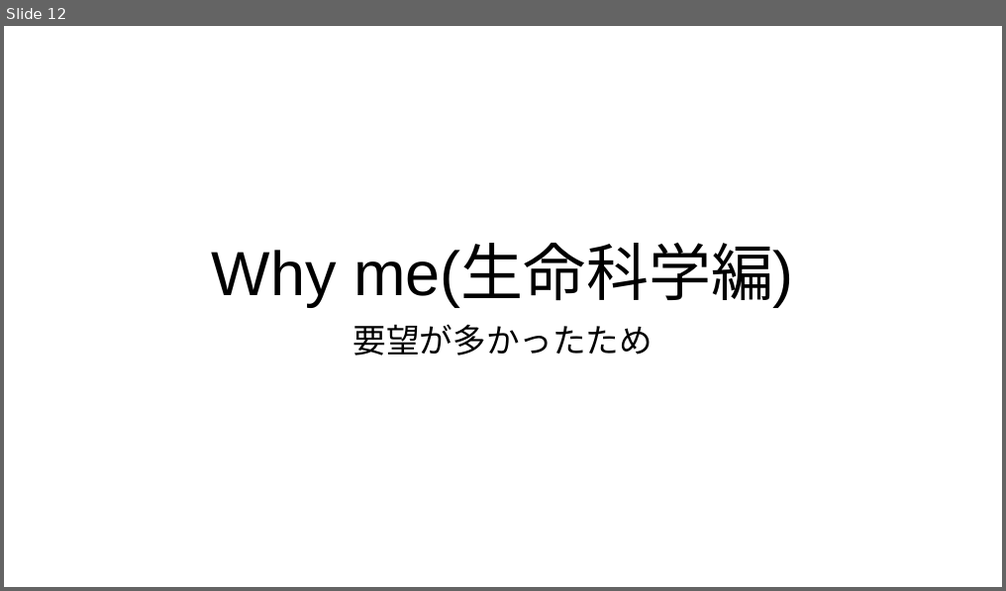
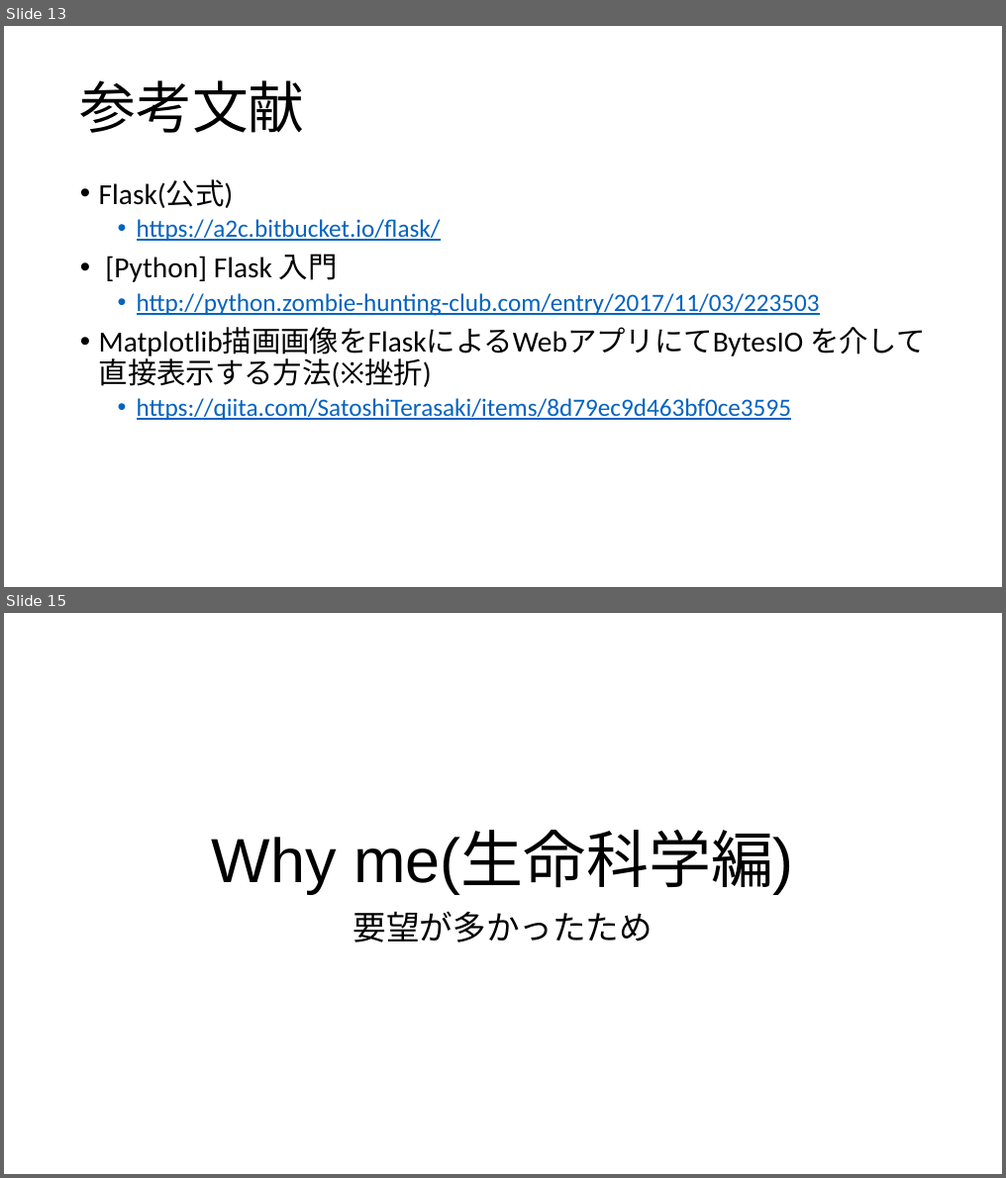
Before and after one commit to WaiEnu/Gs_kadai, a slide deck: sotusei_siryo/企画メンタリングLTフィードバック.pptx. Shown one above the other, each under a label of ours: slide 12 before the commit, slides 13 and 15 after it; the slides between them are not shown. The pictures are 1006x591 and 1006x1178 pixels, drawn with LibreOffice and Linux fonts; fonts in the diff are those of the drawing. Boxes give left, top, right and bottom in pixels: in the first picture for what was removed or moved away, otherwise in the second. Text is boxed around its words. In the diff, an @@ line names an element or a change of style, - is before the commit and + after.

```diff
--- a/sotusei_siryo/企画メンタリングLTフィードバック.pptx
+++ b/sotusei_siryo/企画メンタリングLTフィードバック.pptx
@@ slide 13 added at [4,26,1002,587], background #FFFFFF @@
@@ title added at [80,80,305,133], 54 pt, text #000000 @@
+参考文献
@@ text added at [99,179,926,420], 24 pt, text #0563C1, underline @@
+• Flask(公式)
+  • https://a2c.bitbucket.io/flask/
+• [Python] Flask 入門
+  • http://python.zombie-hunting-club.com/entry/2017/11/03/223503
+• Matplotlib描画画像をFlaskによるWebアプリにてBytesIO を介して直接表示する方法(※挫折)
+  • https://qiita.com/SatoshiTerasaki/items/8d79ec9d463bf0ce3595
@@ what was slide 12 is now slide 15 @@
```
Also in this commit, not shown: 2 slides changed, 2 other slides added, 2 other files.
